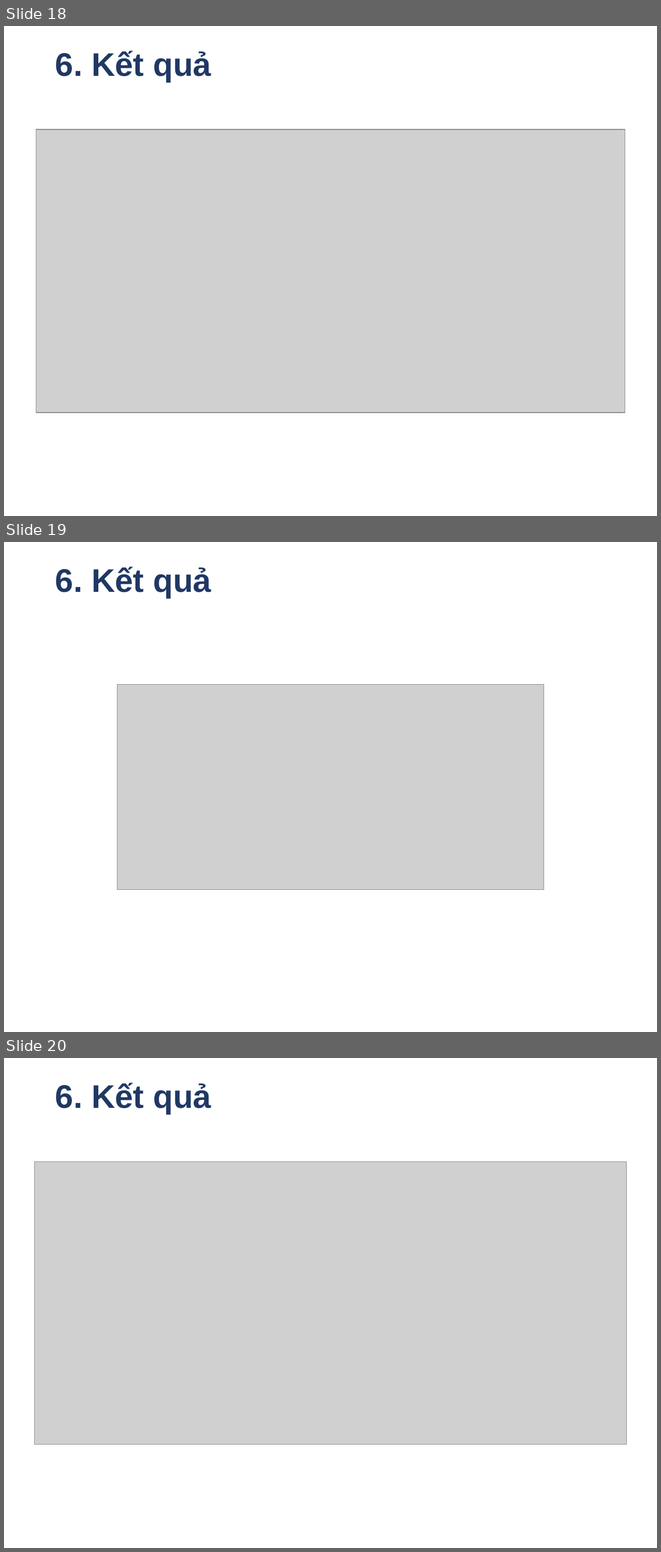
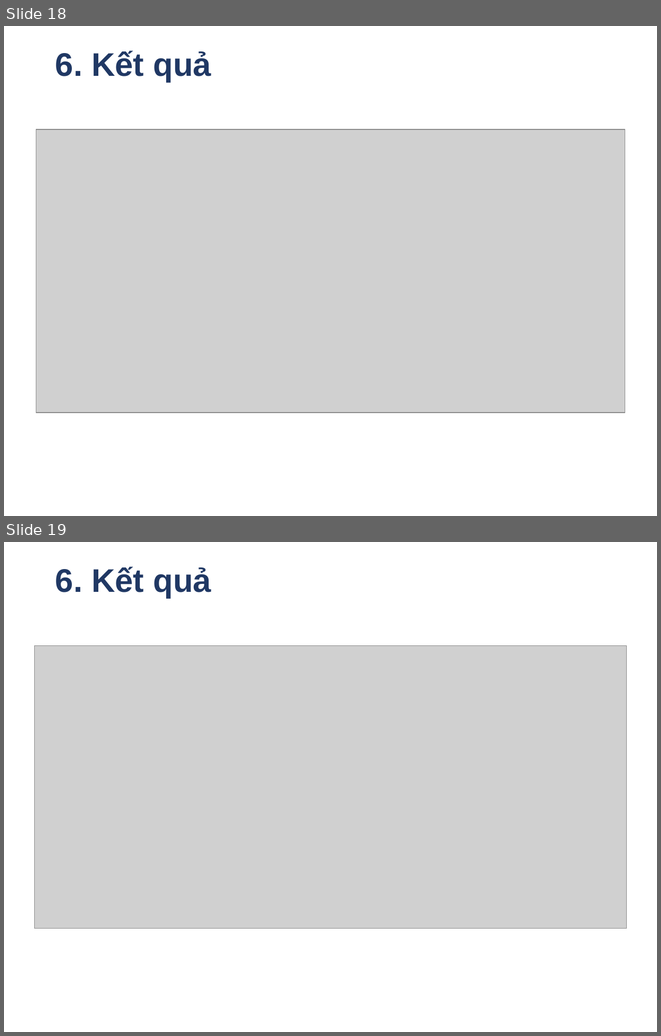
Before and after one commit to QuocKhangDA22TTD/tn-da22ttd-110122092-ngohuynhquockhang-rpg, a slide deck: docs/slide_thuyet_trinh.pptx. Shown one above the other, each under a label of ours: slides 18, 19 and 20 before the commit, slides 18 and 19 after it. The pictures are 661x1552 and 661x1036 pixels, drawn with LibreOffice and Linux fonts; fonts in the diff are those of the drawing; grey boxes stand for pictures; background and template pictures are left out. Boxes give left, top, right and bottom in pixels: in the first picture for what was removed or moved away, otherwise in the second. Text is boxed around its words. In the diff, an @@ line names an element or a change of style, - is before the commit and + after.

```diff
--- a/docs/slide_thuyet_trinh.pptx
+++ b/docs/slide_thuyet_trinh.pptx
@@ slide 19 removed at box(4, 542, 657, 1032), background #FFFFFF @@
@@ title removed at box(55, 566, 211, 598) @@
-6. Kết quả
@@ picture removed at box(117, 685, 544, 889) @@
@@ what was slide 20 is now slide 19 @@
```
Also in this commit, not shown: 35 other files.
